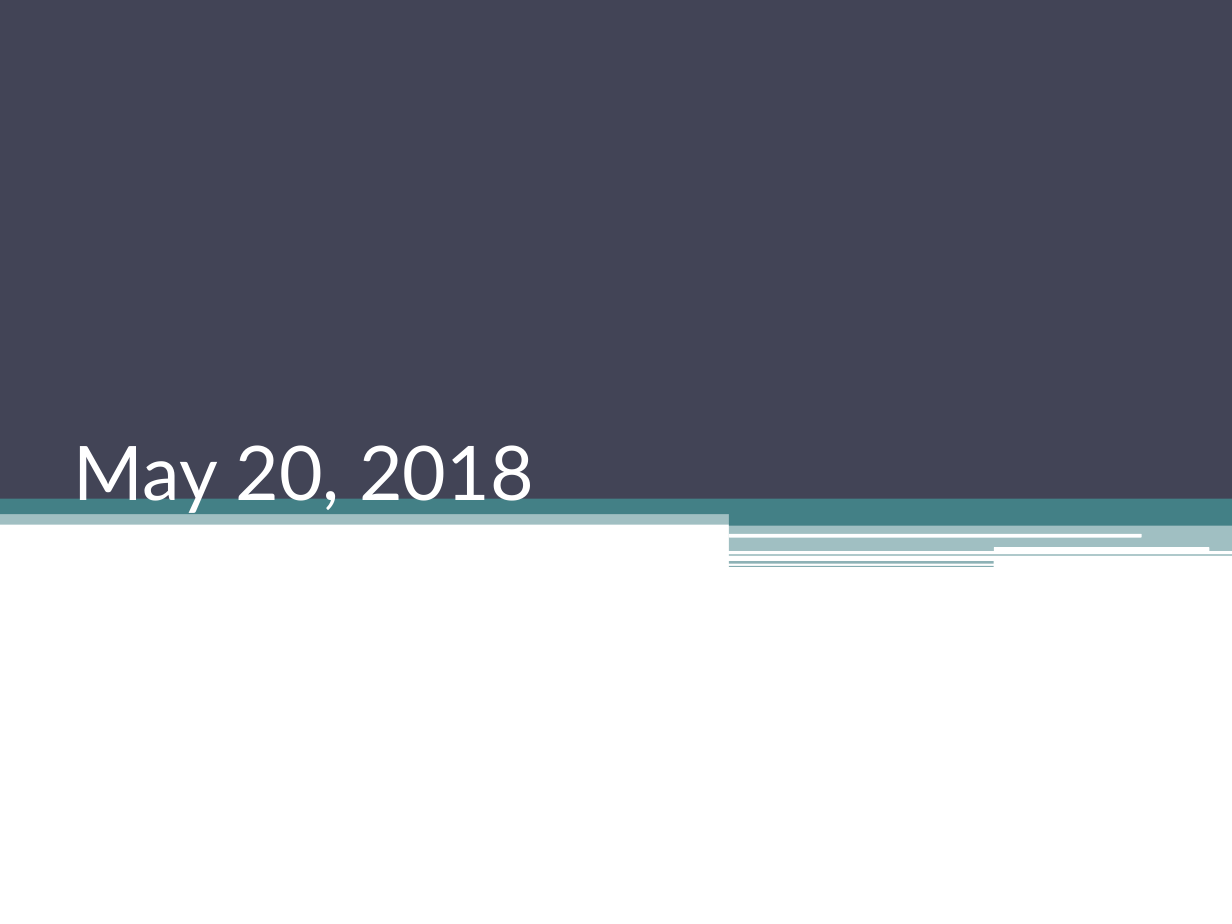
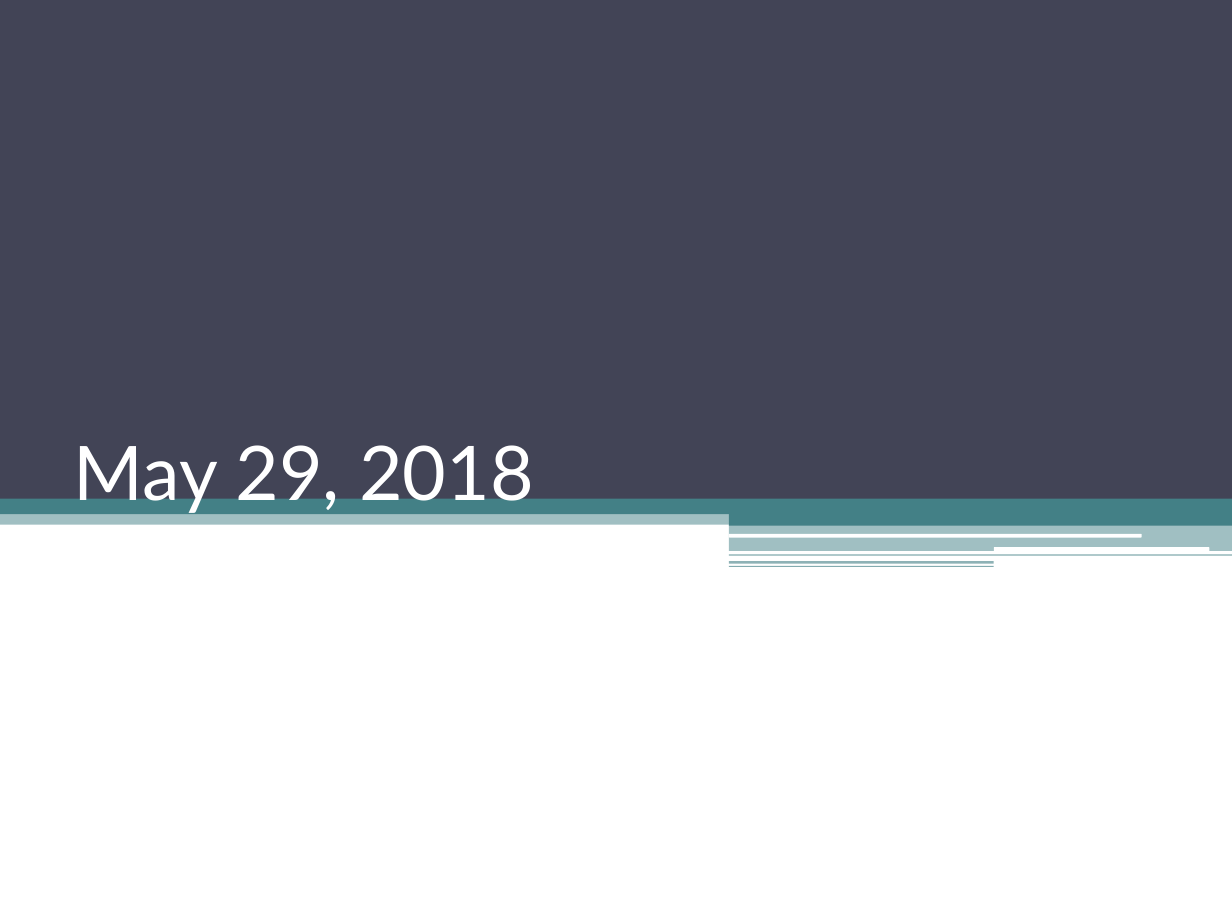
Before and after one commit to GalMaman/EEG_Project, a slide deck: slide 1 of SpringPresentations/EEG_project_29_5.pptx. Drawn at 1232x924 pixels with LibreOffice and Linux fonts; fonts in the diff are those of the drawing. Boxes give left, top, right and bottom in pixels: in the first picture for what was removed or moved away, otherwise in the second. Text is boxed around its words. In the diff, an @@ line names an element or a change of style, - is before the commit and + after.

Commit message:
add presentation 5.6

```diff
--- a/SpringPresentations/EEG_project_29_5.pptx
+++ b/SpringPresentations/EEG_project_29_5.pptx
@@ title at <box>74,445,534,513</box>: text changed @@
-May 20, 2018
+May 29, 2018
```
Also in this commit, not shown: 17 other files.
